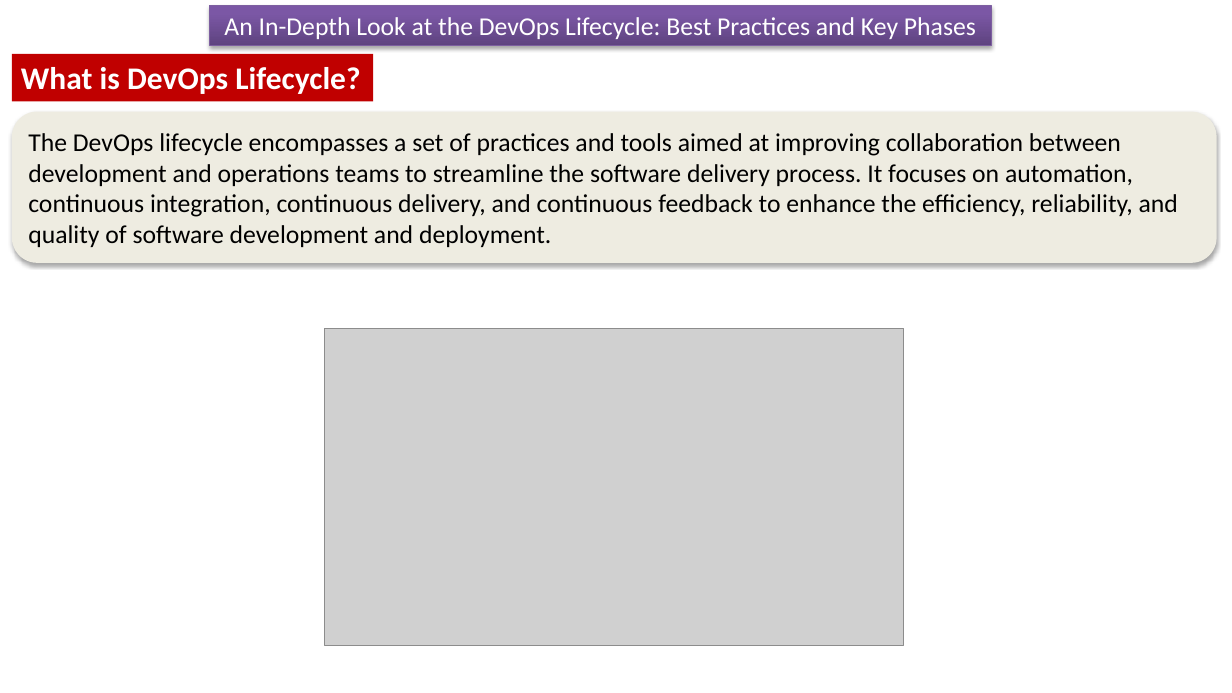
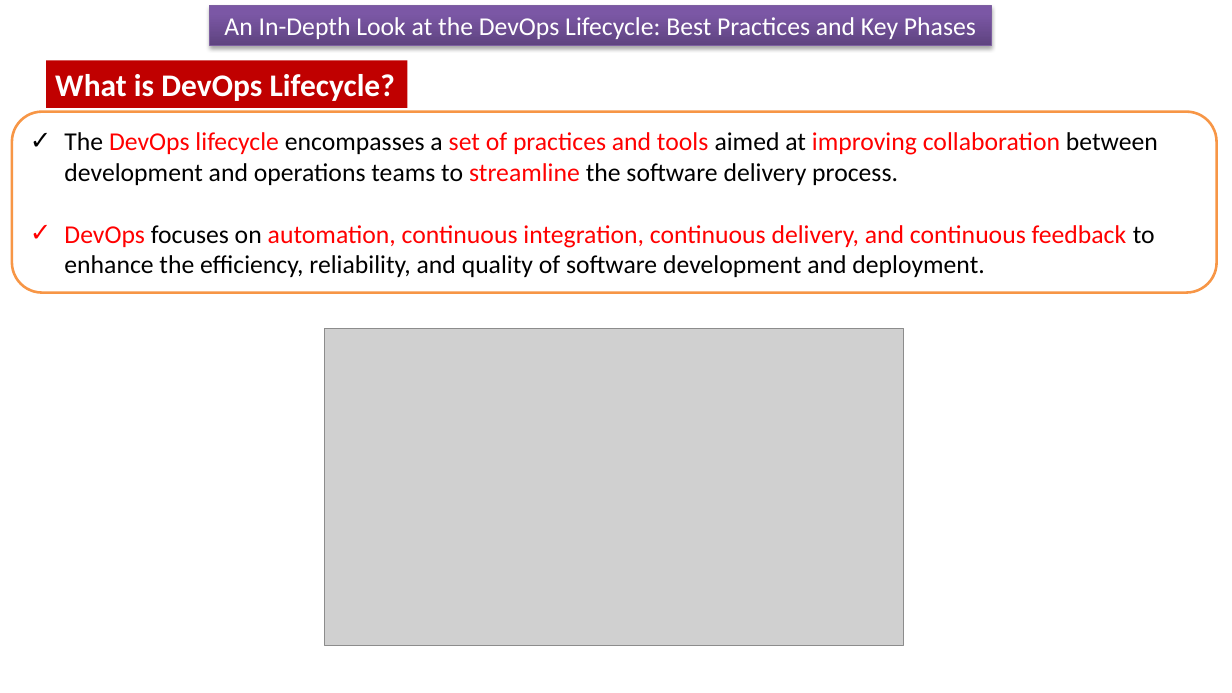
Before and after one commit to ramram43210/Java_2024, a slide deck: slide 1 of Devops_lifecycle_prof_Objectives/Devops_lifecycle_prof_Objectives.pptx. Drawn at 1232x693 pixels with LibreOffice and Linux fonts; fonts in the diff are those of the drawing; grey boxes stand for pictures. Boxes give left, top, right and bottom in pixels: in the first picture for what was removed or moved away, otherwise in the second. Text is boxed around its words. In the diff, an @@ line names an element or a change of style, - is before the commit and + after.

```diff
--- a/Devops_lifecycle_prof_Objectives/Devops_lifecycle_prof_Objectives.pptx
+++ b/Devops_lifecycle_prof_Objectives/Devops_lifecycle_prof_Objectives.pptx
@@ rectangle "What is DevOps Lifecycle?": place and size @@
-rectangle "What is DevOps Lifecycle?" at [12, 54, 373, 101]
+rectangle "What is DevOps Lifecycle?" at [46, 60, 408, 107]
@@ rounded rectangle "The DevOps lifecycle encompasses a ...": place and size @@
-rounded rectangle "The DevOps lifecycle encompasses a ..." at [12, 112, 1217, 263]
+rounded rectangle "The DevOps lifecycle encompasses a ..." at [12, 112, 1217, 293]
@@ rounded rectangle "The DevOps lifecycle encompasses a ..." at [12, 112, 1217, 293]: fill #EEECE1 to #FFFFFF; outline none to #F79646 2 pt; shadow off @@
@@ text in rounded rectangle at [64, 132, 1158, 277]: text changed @@
-The DevOps lifecycle encompasses a set of practices and tools aimed at improving collaboration between development and operations teams to streamline the software delivery process. It focuses on automation, continuous integration, continuous delivery, and continuous feedback to enhance the efficiency, reliability, and quality of software development and deployment.
+✓ The DevOps lifecycle encompasses a set of practices and tools aimed at improving collaboration between development and operations teams to streamline the software delivery process.
+✓ DevOps focuses on automation, continuous integration, continuous delivery, and continuous feedback to enhance the efficiency, reliability, and quality of software development and deployment.
```
Also in this commit, not shown: 11 other slides changed, 1 slide removed.
